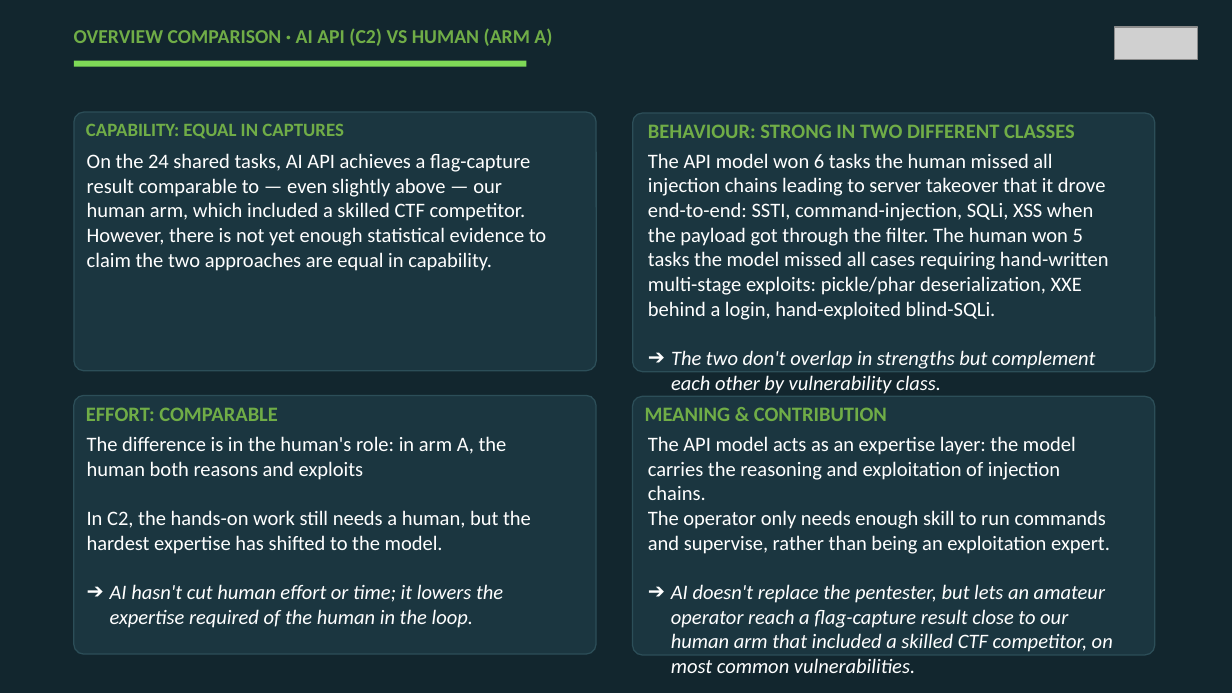
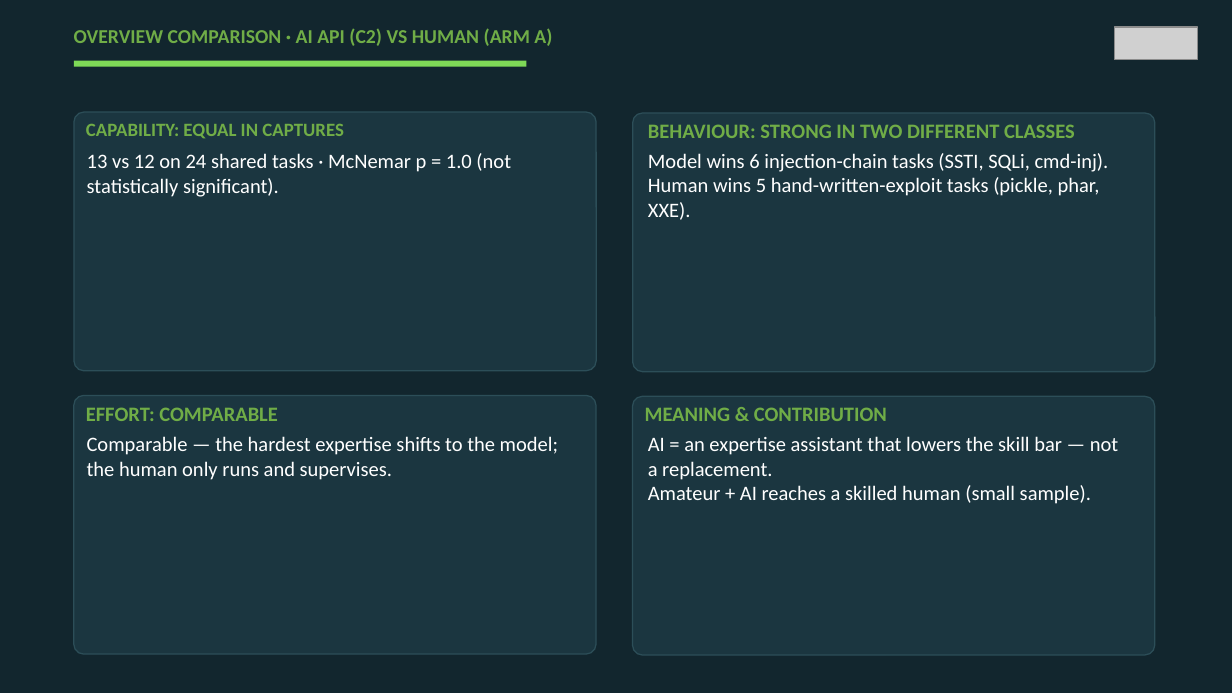
Before and after one commit to VuNguyenBinh/KLTN-FA26, a slide deck: slide 20 of Slide/KTLN_slide_EN.pptx (slide 22 before the commit). Drawn at 1232x693 pixels with LibreOffice and Linux fonts; fonts in the diff are those of the drawing; grey boxes stand for pictures. Boxes give left, top, right and bottom in pixels: in the first picture for what was removed or moved away, otherwise in the second. Text is boxed around its words. In the diff, an @@ line names an element or a change of style, - is before the commit and + after.

```diff
--- a/Slide/KTLN_slide_EN.pptx
+++ b/Slide/KTLN_slide_EN.pptx
@@ text at (87, 153, 511, 197): text changed @@
-On the 24 shared tasks, AI API achieves a flag-capture result comparable to — even slightly above — our human arm, which included a skilled CTF competitor. However, there is not yet enough statistical evidence to claim the two approaches are equal in capability.
+13 vs 12 on 24 shared tasks · McNemar p = 1.0 (not statistically significant).
@@ text at (648, 153, 1109, 220): text changed @@
-The API model won 6 tasks the human missed all injection chains leading to server takeover that it drove end-to-end: SSTI, command-injection, SQLi, XSS when the payload got through the filter. The human won 5 tasks the model missed all cases requiring hand-written multi-stage exploits: pickle/phar deserialization, XXE behind a login, hand-exploited blind-SQLi.
-➔ The two don't overlap in strengths but complement each other by vulnerability class.
+Model wins 6 injection-chain tasks (SSTI, SQLi, cmd-inj).
+Human wins 5 hand-written-exploit tasks (pickle, phar, XXE).
@@ text at (87, 436, 558, 480): text changed @@
-The difference is in the human's role: in arm A, the human both reasons and exploits
-In C2, the hands-on work still needs a human, but the hardest expertise has shifted to the model.
-➔ AI hasn't cut human effort or time; it lowers the expertise required of the human in the loop.
+Comparable — the hardest expertise shifts to the model; the human only runs and supervises.
@@ text at (648, 436, 1118, 504): text changed @@
-The API model acts as an expertise layer: the model carries the reasoning and exploitation of injection chains.
-The operator only needs enough skill to run commands and supervise, rather than being an exploitation expert.
-➔ AI doesn't replace the pentester, but lets an amateur operator reach a flag-capture result close to our human arm that included a skilled CTF competitor, on most common vulnerabilities.
+AI = an expertise assistant that lowers the skill bar — not a replacement.
+Amateur + AI reaches a skilled human (small sample).
```
Also in this commit, not shown: 6 other slides changed, 2 slides removed, 2 other files.
